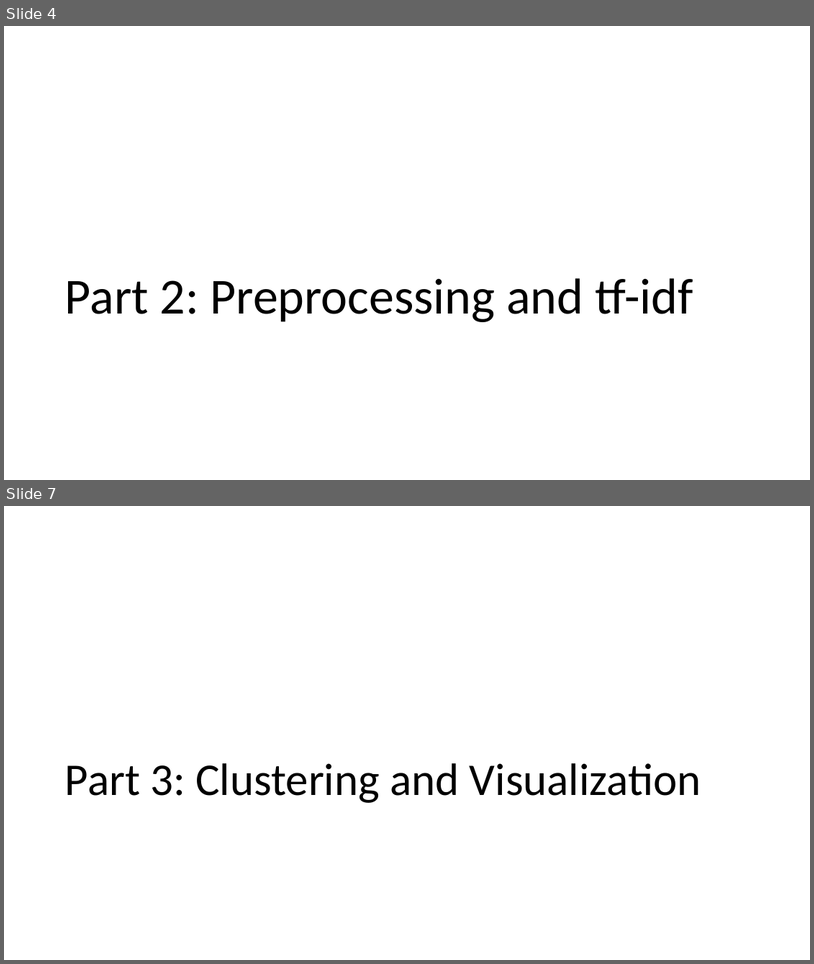
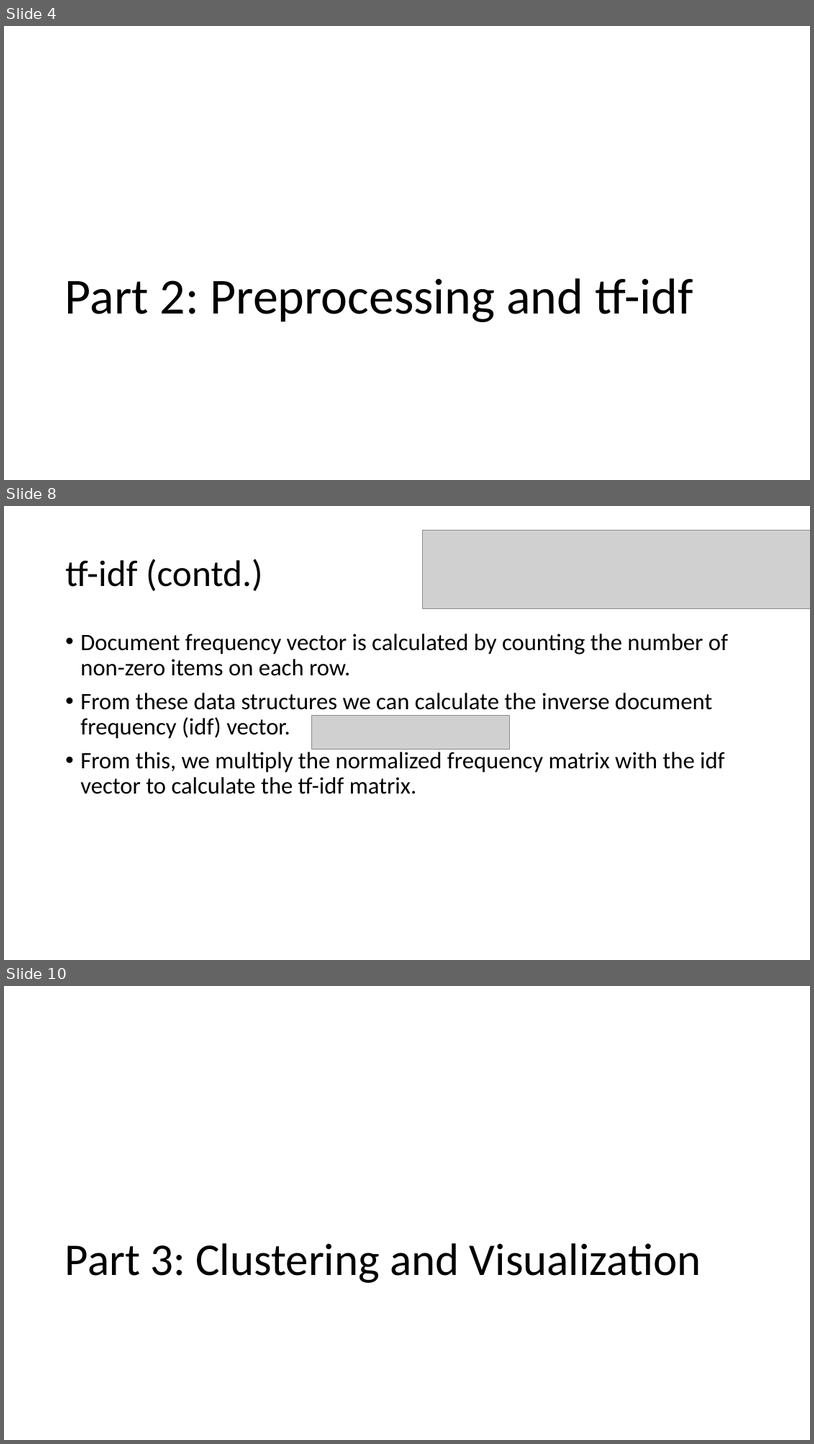
Before and after one commit to lnunno/big-data-nyt-tf-idf, a slide deck: docs/presentation.pptx. Shown one above the other, each under a label of ours: slides 4 and 7 before the commit, slides 4, 8 and 10 after it; the slides between them are not shown. The pictures are 814x964 and 814x1444 pixels, drawn with LibreOffice and Linux fonts; fonts in the diff are those of the drawing; grey boxes stand for pictures. Boxes give left, top, right and bottom in pixels: in the first picture for what was removed or moved away, otherwise in the second. Text is boxed around its words. In the diff, an @@ line names an element or a change of style, - is before the commit and + after.

```diff
--- a/docs/presentation.pptx
+++ b/docs/presentation.pptx
@@ slide 8 added at [4, 506, 810, 960], background #FFFFFF @@
@@ picture added at [423, 530, 810, 609] @@
@@ title added at [65, 559, 262, 591], 44 pt, text #000000 @@
+tf-idf (contd.)
@@ text added at [80, 633, 728, 794], 28 pt, text #000000 @@
+• Document frequency vector is calculated by counting the number of non-zero items on each row.
+• From these data structures we can calculate the inverse document frequency (idf) vector.
+• From this, we multiply the normalized frequency matrix with the idf vector to calculate the tf-idf matrix.
@@ picture added at [312, 716, 509, 749] @@
@@ what was slide 7 is now slide 10 @@
```
Also in this commit, not shown: 2 slides changed, 4 other slides added, 1 slide removed.
